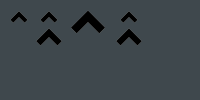
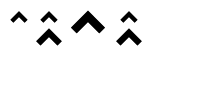
Layers edited between the first and the second (200, 100) image:
painted on "background" over 0, 0, 200, 100
